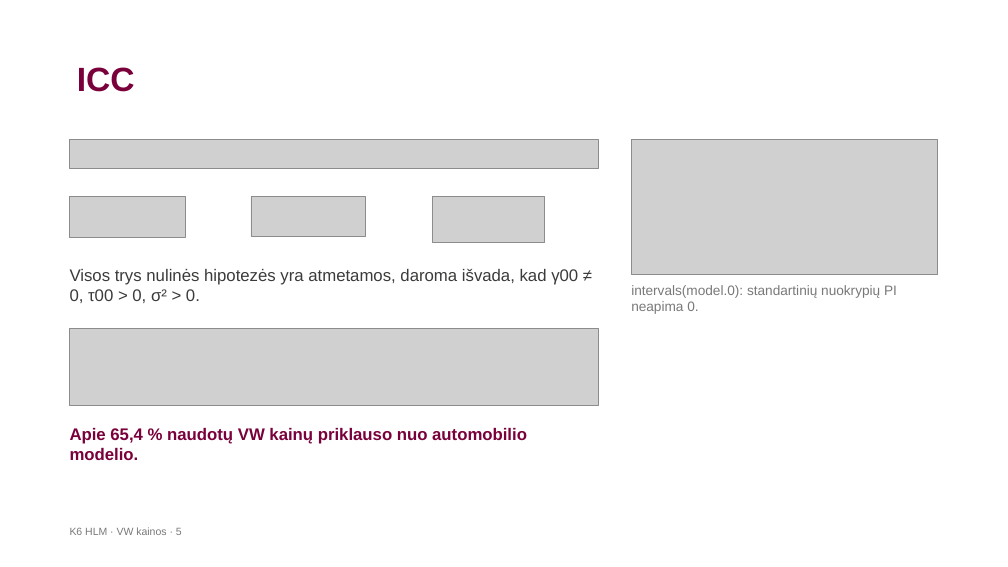
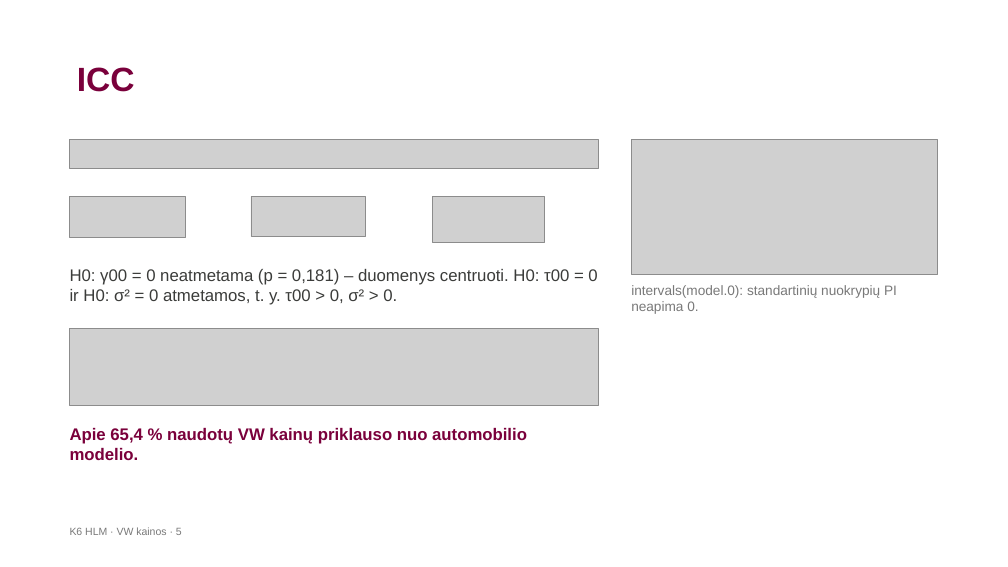
Before and after one commit to LidijaPu/K6, a slide deck: slide 5 of K6_HLM_VW_pristatymas-2.pptx. Drawn at 1008x567 pixels with LibreOffice and Linux fonts; fonts in the diff are those of the drawing; grey boxes stand for pictures; background and template pictures are left out. Boxes give left, top, right and bottom in pixels: in the first picture for what was removed or moved away, otherwise in the second. Text is boxed around its words. In the diff, an @@ line names an element or a change of style, - is before the commit and + after.

```diff
--- a/K6_HLM_VW_pristatymas-2.pptx
+++ b/K6_HLM_VW_pristatymas-2.pptx
@@ text at <box>70,269,597,305</box>: text changed @@
-Visos trys nulinės hipotezės yra atmetamos, daroma išvada, kad γ00 ≠ 0, τ00 > 0, σ² > 0.
+H0: γ00 = 0 neatmetama (p = 0,181) – duomenys centruoti. H0: τ00 = 0 ir H0: σ² = 0 atmetamos, t. y. τ00 > 0, σ² > 0.
```
Also in this commit, not shown: 2 other slides changed, 3 other files.
